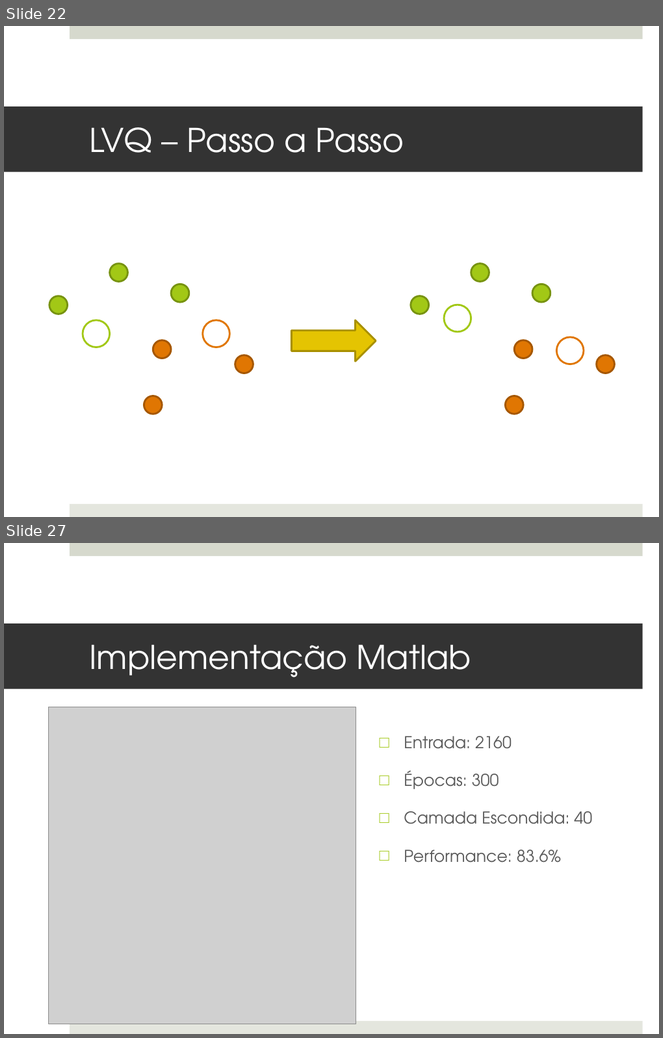
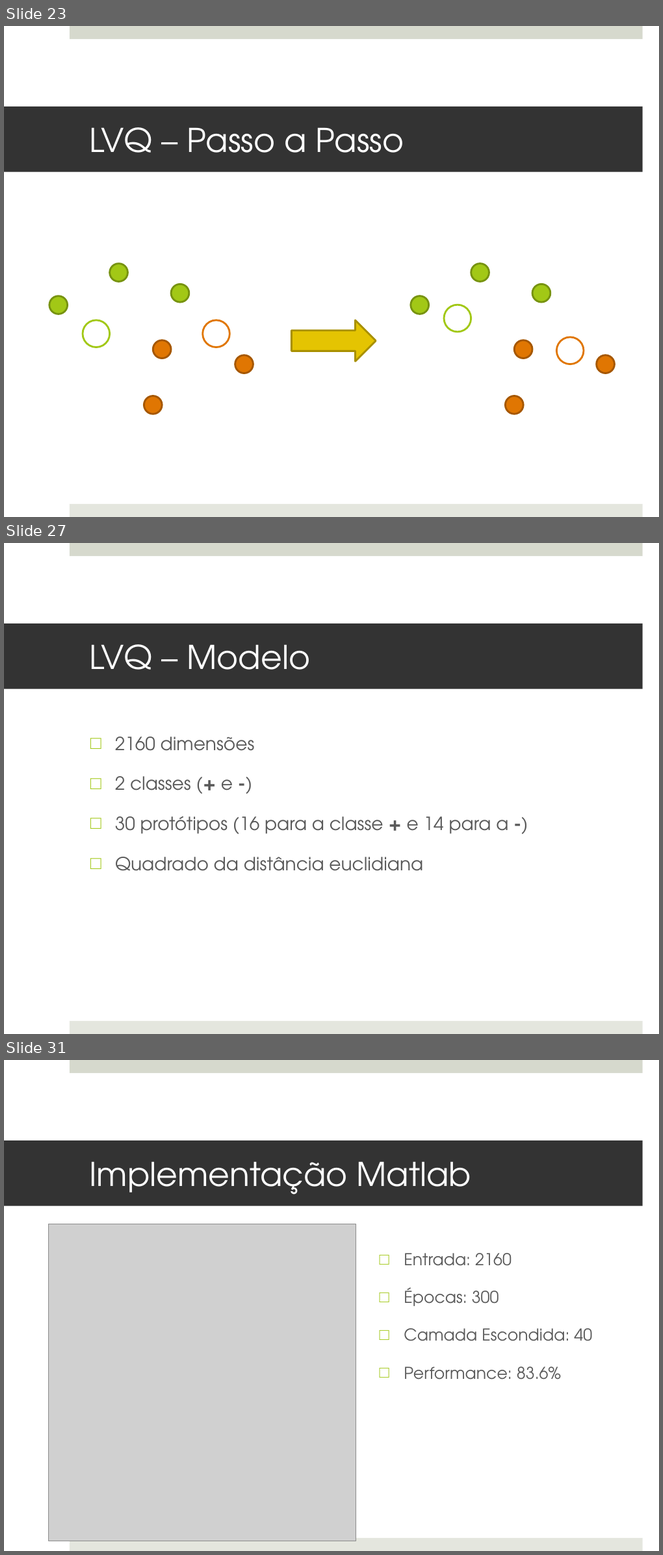
Before and after one commit to MarioBajr/Redes-Neurais, a slide deck: projeto PI.pptx. Shown one above the other, each under a label of ours: slides 22 and 27 before the commit, slides 23, 27 and 31 after it; the slides between them are not shown. The pictures are 663x1038 and 663x1555 pixels, drawn with LibreOffice and Linux fonts; fonts in the diff are those of the drawing; grey boxes stand for pictures. Boxes give left, top, right and bottom in pixels: in the first picture for what was removed or moved away, otherwise in the second. Text is boxed around its words. In the diff, an @@ line names an element or a change of style, - is before the commit and + after.

```diff
--- a/projeto PI.pptx
+++ b/projeto PI.pptx
@@ slide 27 added at [4, 543, 659, 1034], background #FFFFFF; not listed: 2 template elements that a slide beside it also shows @@
@@ title added at [4, 624, 643, 689], fill #333333, 36 pt, text #FFFFFF @@
+LVQ – Modelo
@@ text added at [115, 737, 508, 871], 20 pt, text #595959 @@
+□ 2160 dimensões
+□ 2 classes (+ e -)
+□ 30 protótipos (16 para a classe + e 14 para a -)
+□ Quadrado da distância euclidiana
@@ what was slide 22 is now slide 23 @@
@@ what was slide 27 is now slide 31 @@
```
Also in this commit, not shown: 7 slides changed, 3 other slides added, 9 slides removed.
